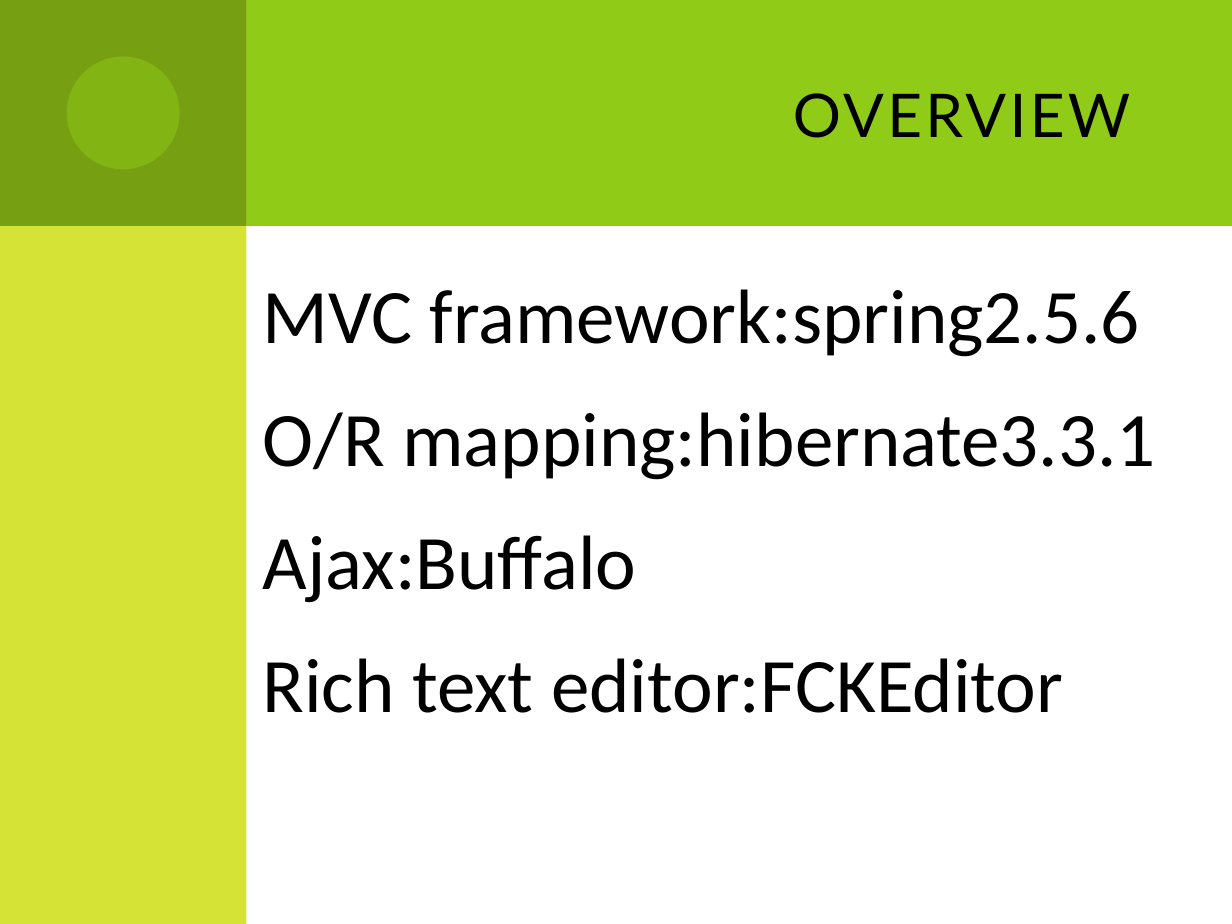
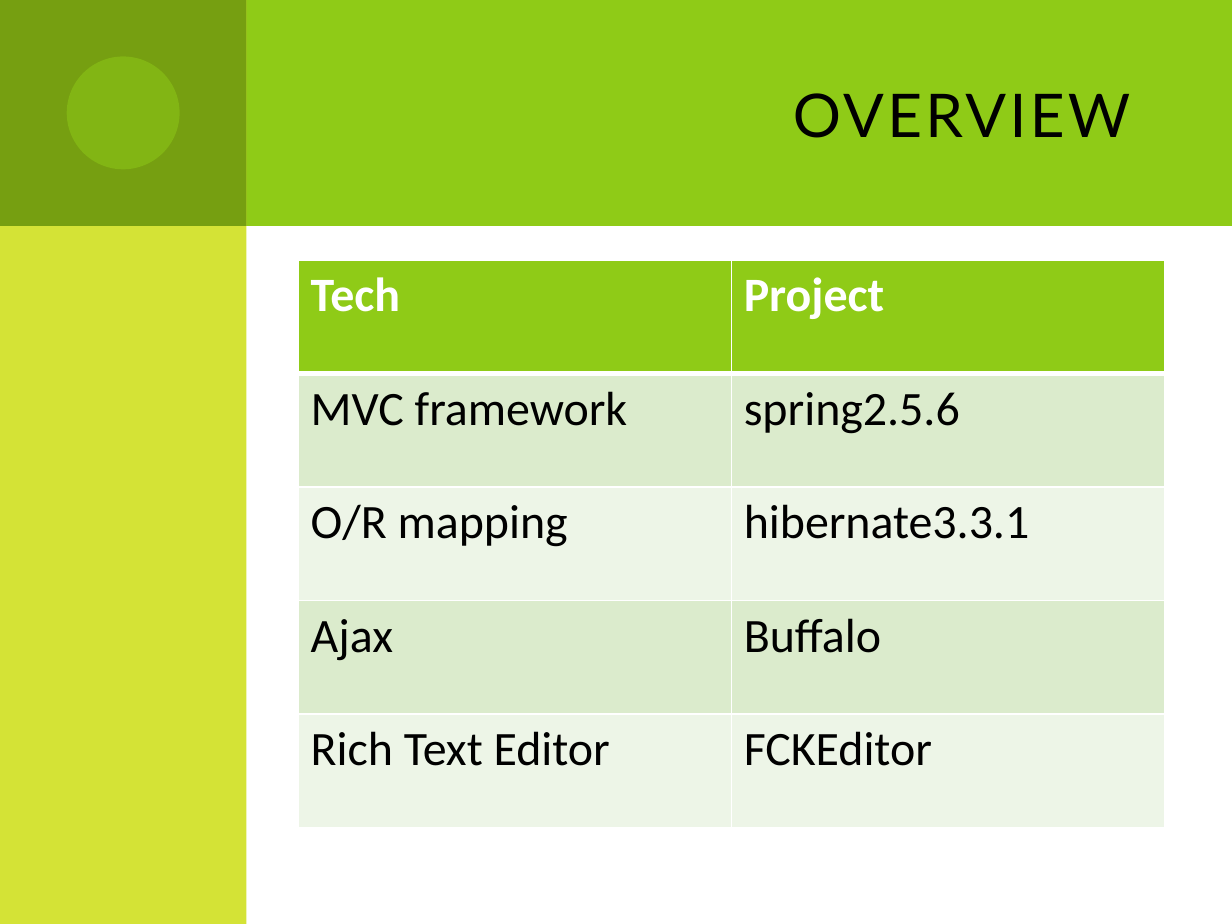
Before and after one commit to ivwsai/blogabc, a slide deck: slide 2 of doc/20090717/rvblog 技术文档.pptx. Drawn at 1232x924 pixels with LibreOffice and Linux fonts; fonts in the diff are those of the drawing. Boxes give left, top, right and bottom in pixels: in the first picture for what was removed or moved away, otherwise in the second. Text is boxed around its words. In the diff, an @@ line names an element or a change of style, - is before the commit and + after.

```diff
--- a/doc/20090717/rvblog 技术文档.pptx
+++ b/doc/20090717/rvblog 技术文档.pptx
@@ table added at [298, 260, 1165, 828], 5 rows, 2 columns @@
+Tech | Project
+MVC framework | spring2.5.6
+O/R mapping | hibernate3.3.1
+Ajax | Buffalo
+Rich Text Editor | FCKEditor
@@ text removed at [263, 289, 1155, 713] @@
-MVC framework:spring2.5.6
-O/R mapping:hibernate3.3.1
-Ajax:Buffalo
-Rich text editor:FCKEditor
```
Also in this commit, not shown: 3 other slides changed, 4 slides added, 2 slides removed.
